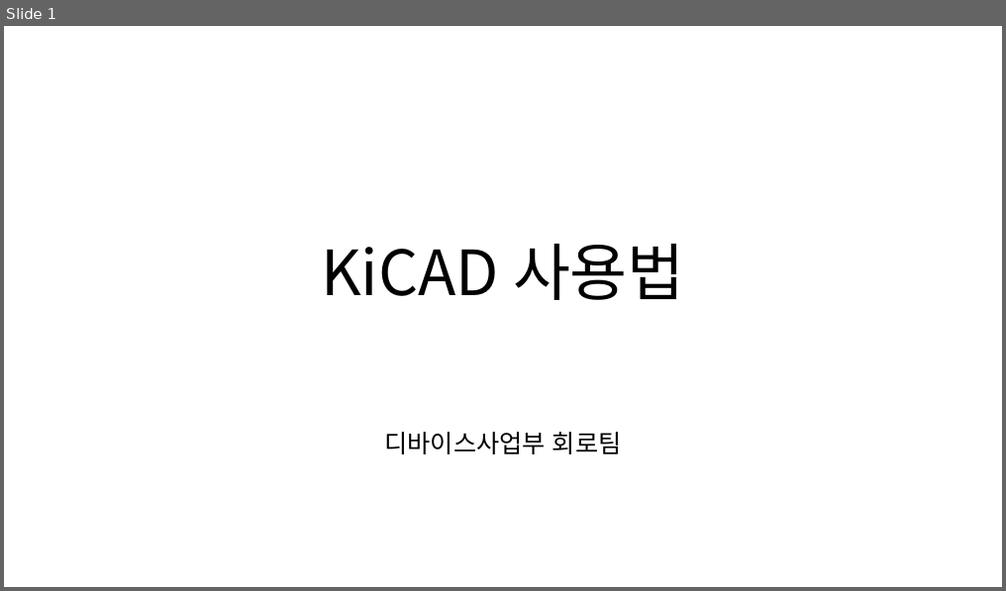
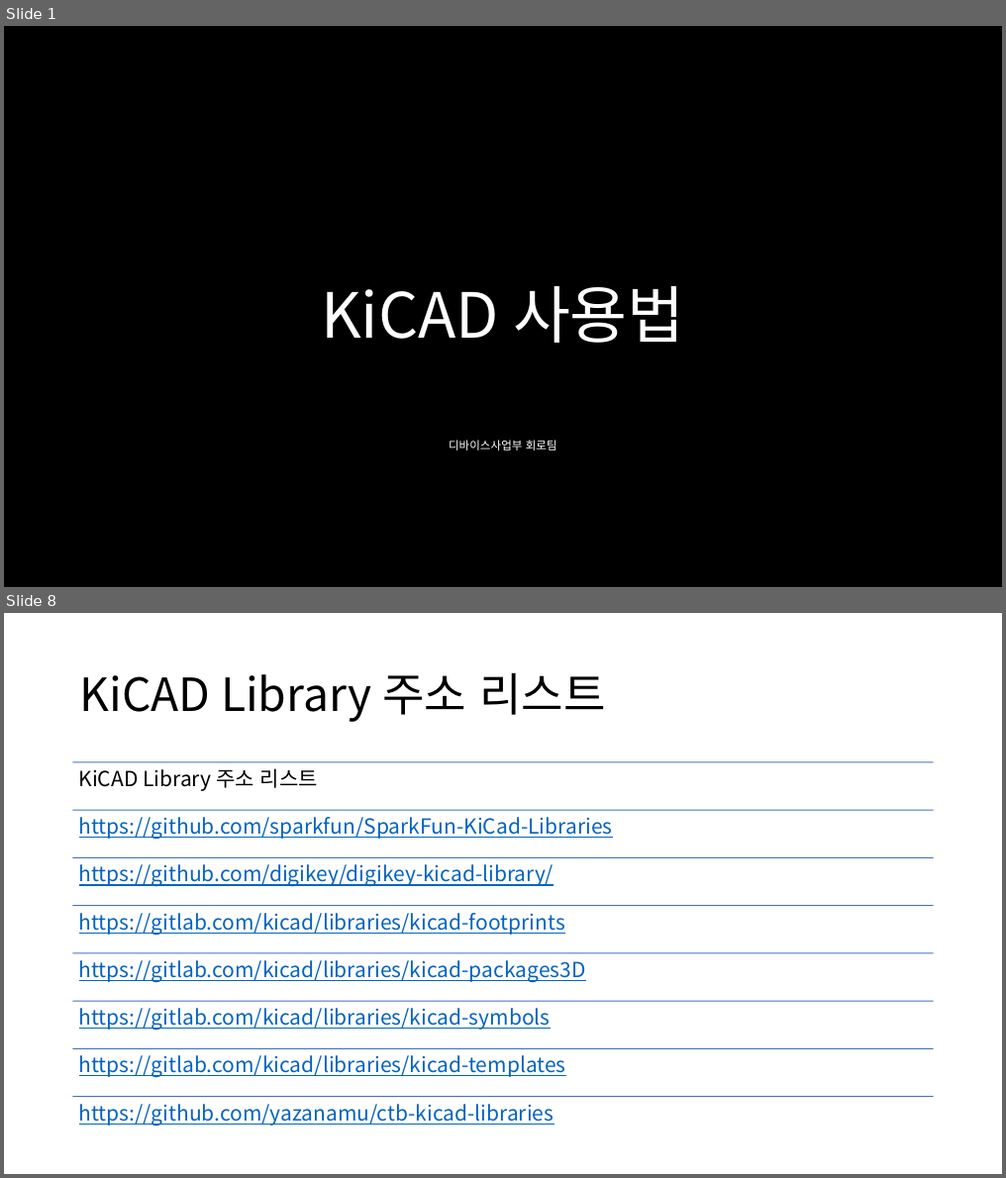
Before and after one commit to yazanamu/ctb-kicad-libraries, a slide deck: KiCAD사용법.pptx. Shown one above the other, each under a label of ours: slide 1 before the commit, slides 1 and 8 after it; the slides between them are not shown. The pictures are 1006x591 and 1006x1178 pixels, drawn with LibreOffice and Linux fonts; fonts in the diff are those of the drawing; background and template pictures are left out. Boxes give left, top, right and bottom in pixels: in the first picture for what was removed or moved away, otherwise in the second. Text is boxed around its words. In the diff, an @@ line names an element or a change of style, - is before the commit and + after.

```diff
--- a/KiCAD사용법.pptx
+++ b/KiCAD사용법.pptx
@@ slide 8 added at (4,613,1002,1174), background #FFFFFF @@
@@ title added at (80,672,605,722), 44 pt, text #000000 @@
+KiCAD Library 주소 리스트
@@ group added at (73,762,934,1126): 8 lines, 8 texts @@
+KiCAD Library 주소 리스트
+https://github.com/sparkfun/SparkFun-KiCad-Libraries
+https://github.com/digikey/digikey-kicad-library/
+https://gitlab.com/kicad/libraries/kicad-footprints
+https://gitlab.com/kicad/libraries/kicad-packages3D
+https://gitlab.com/kicad/libraries/kicad-symbols
+https://gitlab.com/kicad/libraries/kicad-templates
+https://github.com/yazanamu/ctb-kicad-libraries
@@ slide 1 changed as well @@
@@ background #FFFFFF to picture (left out) @@
@@ title "KiCAD 사용법" at (321,286,685,343): text colour #000000 to #FFFFFF @@
@@ subtitle "디바이스사업부 회로팀": place and size @@
-subtitle "디바이스사업부 회로팀" at (385,432,622,455)
+subtitle "디바이스사업부 회로팀" at (449,440,557,451)
@@ subtitle "디바이스사업부 회로팀" at (449,440,557,451): size 24 to 11 pt, text colour #000000 to #FFFFFF; line spacing 0.8 to 0.9 @@
```
Also in this commit, not shown: 5 other slides changed, 1 other slide added.
